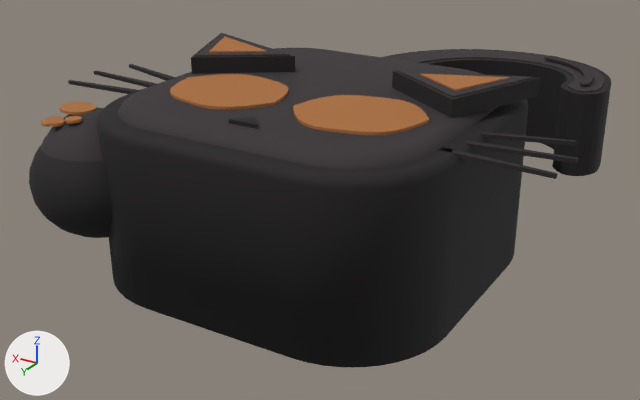
Two versions of the FBX model assets/skins/roblox/corpo/individual/body_gato.fbx, one commit apart.
Rendered twice from a 50 mm lens placed at (-4.82, 8.01, 3.71), pointed at (0.15, -0.27, -0.43). Arrows for +X, +Y and +Z are at lower left; the lights stay in place. The older version comes first. Where no turn or scale is listed for an object, it has been applied to the vertices.

Names of what the first picture shows: 'body_gato_corpo', 'body_gato_mao'.
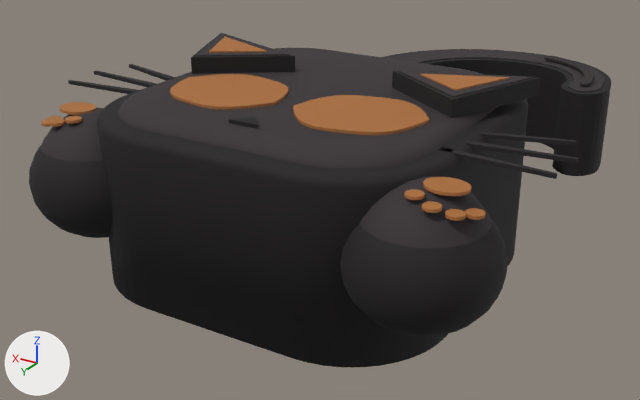
The edits, one by one:
Mesh me_body_gato_mao_esq_002 is new.
It has 764 vertices, 1500 faces and spans x -0.75..0.75, y -0.75..0.75, z -0.77..0.66.
It uses material mat_corpo_palette (picture img_corpo_palette_png).
Object 'body_gato_mao_esq' (ob_body_gato_mao_esq) is new; it shows me_body_gato_mao_esq_002.
Its location is (-1.95, 1.45, 0.2).

Where the change shows, as pixel boxes (x1, y1, x2, y2) in the pictures (640 x 400 px):
'body_gato_mao_esq', added: after (340, 176, 507, 337)
